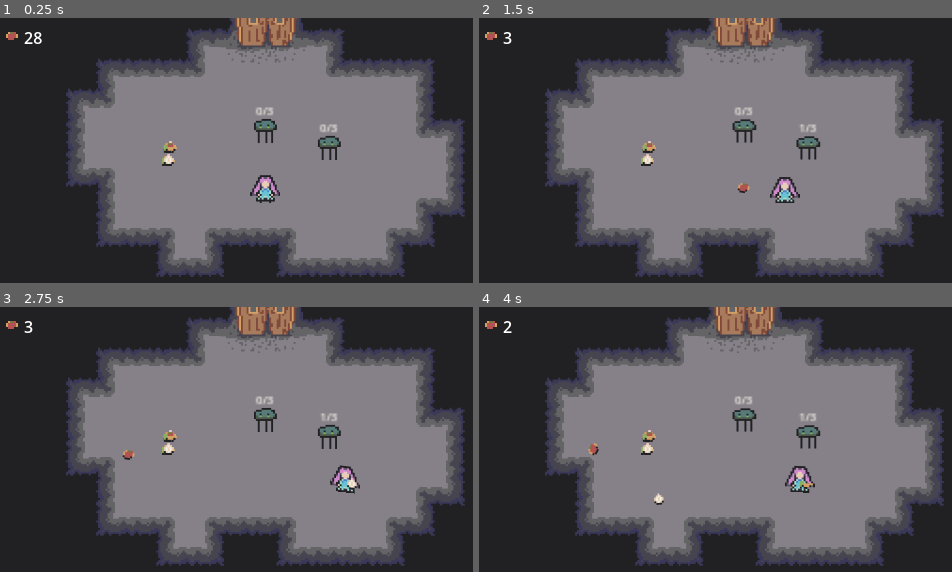
Above: before the commit, frames 1-4 (two rows, left to right).
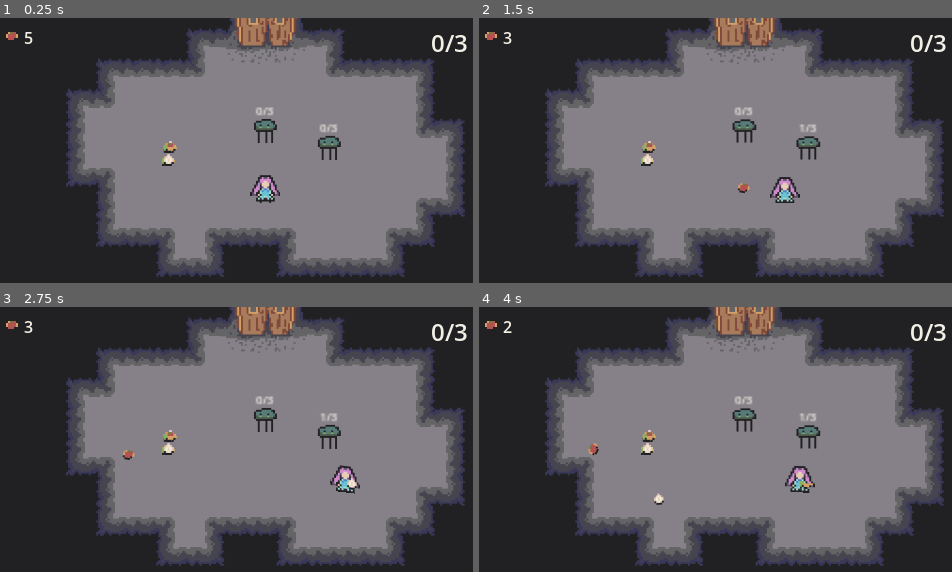
Above: after the commit, the same moments.

Repository: OlliO6/Main-Taiming
Game: Godot game, scene res://game.tscn
The game is run twice, just before and just after one commit, with the same random seed, the same clock (stepped at 60 frames per second) and the same inputs.
Inputs (mouse positions are in pixels of both pictures, inside the frame that each line leads up to):
- Up to frame 1 (0.25 s): no input
- Up to frame 2 (1.5 s): tap Enter (ui_accept) at 0.5, 0.77 s; move the mouse to (819, 139) at 0.52 s; hold D (move_right) 0.53-1.25 s; hold E (interact) 0.53-1.25 s; click (819, 139) at 0.67 s; drag from (620, 166) to (743, 139) at 1.27 s
- Up to frame 3 (2.75 s): move the mouse to (283, 383) at 2.02 s; hold D (move_right) from 2.03 s (still down); tap Backspace at 2.1 s
- Up to frame 4 (4 s): release D (move_right) at 2.75 s; drag from (691, 495) to (743, 426) at 2.77 s; move the mouse to (857, 481) at 3.52 s; hold A (move_left) from 3.53 s (still down); hold F from 3.53 s (still down); tap Enter (ui_accept) at 3.77 s

The runs differ from the first frame. In frame 1, 0.4% of the frame differs, in the area x 5-99%, y 5-13%; in frame 2, 0.3%; in frame 3, 0.3%; in frame 4, 0.3%.

Commit message:
Add about to fight time

Diff:
--- a/game.gd
+++ b/game.gd
@@ -3,6 +3,7 @@
 
 signal fight_started
 signal fight_ended
+signal about_to_fight
 
 const room_list_path:= "res://rooms/list/"
 
@@ -29,6 +30,9 @@
 
 static func in_game() -> bool:
 	return game_state != GameState.NOT_IN_GAME
+
+func about_to_start_fight() -> void:
+	about_to_fight.emit()
 
 func start_fight():
 	game_state = GameState.FIGHT
--- a/monster/monster.gd
+++ b/monster/monster.gd
@@ -32,6 +32,7 @@
 @onready var health_label: Label = $HealthLabel
 @onready var interactable_interface: Interactable = $Interactable
 @onready var fighting_state: State = $StateMachine/Fighting
+@onready var wait_state: State = $StateMachine/Wait
 
 var is_evil: bool
 var vegetables_feeded: int
@@ -49,8 +50,11 @@
 	Globals.team_changed.connect(_on_team_changed)
 	Globals.get_game().fight_started.connect(_on_fight_started)
 	Globals.get_game().fight_ended.connect(_on_fight_ended)
+	Globals.get_game().about_to_fight.connect(_on_about_to_fight)
 
 func _physics_process(delta: float) -> void:
+	if (state_machine.state):
+		print(state_machine.state.name)
 	match state_machine.state:
 		preperation_state:
 			if is_in_team():
@@ -196,11 +200,11 @@
 	health_interface.full_live()
 	_update_health_label(health_interface.max_health, health_interface.health)
 
-	if !Globals.is_team_full():
+	if !Globals.is_team_full() && !is_in_team():
 		Globals.add_to_team(self)
 		interact_label.text = _get_interact_label_text()
 
-func _update_health_label(max: int, current: int) -> void:
+func _update_health_label(max: int, current: int, hide_if_max: bool = true) -> void:
 	health_label.text = str(current) + "/" + str(max)
 	health_label.modulate.a = 0 if max == current else 1
 
@@ -228,6 +232,12 @@
 func _on_knocked_out_state_exited() -> void:
 	health_label.hide()
 	_set_outline_color(Color(0, 0, 0, 0), true)
+	_set_anim_state("idle")
+
+func _on_about_to_fight() -> void:
+	state_machine.switch_state(wait_state)
+	health_label.show()
+	_update_health_label(health_interface.max_health, health_interface.health, false)
 	_set_anim_state("idle")
 
 func _on_fight_started() -> void:
--- a/monster/monster_base.tscn
+++ b/monster/monster_base.tscn
@@ -301,7 +301,8 @@
 collision_mask = 17
 script = ExtResource("1_e686l")
 tame_outline_color = Color(0.827451, 0.627451, 0.407843, 1)
-follow_player_dist = 15.0
+follow_player_dist = 30.0
+follow_player_dist_fight = 15.0
 follow_speed = 12.0
 follow_damping = 0.1
 selected_outline_color = Color(0.811765, 0.541176, 0.796078, 1)
@@ -328,6 +329,9 @@
 script = ExtResource("3_4420w")
 
 [node name="KnockedOut" type="Node" parent="StateMachine"]
+script = ExtResource("3_4420w")
+
+[node name="Wait" type="Node" parent="StateMachine"]
 script = ExtResource("3_4420w")
 
 [node name="Fighting" type="Node" parent="StateMachine"]
--- a/rooms/bad_monster_spawn_point.gd
+++ b/rooms/bad_monster_spawn_point.gd
@@ -18,7 +18,7 @@
 		owner.add_evil_monster(monster)
 	owner.add_child(monster)
 	monster.is_evil = true
-	monster.state_machine.switch_state.call_deferred(monster.fighting_state)
+	monster.state_machine.switch_state.call_deferred(monster.wait_state)
 
 func get_monster() -> Monster:
 	var monster:= possible_monster.pick_random().instantiate() as Monster
--- a/rooms/fight_room.gd
+++ b/rooms/fight_room.gd
@@ -7,14 +7,15 @@
 
 func _ready() -> void:
 	cleared.connect(Globals.get_game().end_fight)
-	$StartFightTimer.timeout.connect(_start_fight)
+	_start_fight.call_deferred()
 
 func add_evil_monster(monster: Monster) -> void:
 	evil_monsters += 1
 	monster.defeaated.connect(_on_evil_monster_defeated)
 
 func _start_fight() -> void:
-	Globals.get_game().start_fight()
+	Globals.get_game().about_to_start_fight()
+	$StartFightTimer.timeout.connect(Globals.get_game().start_fight)
 
 func _on_evil_monster_defeated() -> void:
 	evil_monsters -= 1
--- a/ui/ingame/ingame_overlay.gd
+++ b/ui/ingame/ingame_overlay.gd
@@ -1,6 +1,7 @@
 extends Control
 
 @onready var vegetables_amount_label: Label = %VegetablesAmountLabel
+@onready var team_label: Label = %TeamLabel
 
 func _ready() -> void:
 	setup.call_deferred()
@@ -9,6 +10,13 @@
 	Globals.vegetable_count_changed.connect(_on_vegetables_changed, CONNECT_DEFERRED)
 	Globals.player.item_holder.item_released.connect(func(v): _on_vegetables_changed())
 	Globals.player.item_holder.item_picked.connect(func(v): _on_vegetables_changed())
+	Globals.team_changed.connect(_on_team_changed)
+
+	_on_team_changed()
+	_on_vegetables_changed()
+
+func _on_team_changed() -> void:
+	team_label.text = str(Globals.team.size()) + '/' + str(Globals.max_team)
 
 func _on_vegetables_changed() -> void:
 	var count:= Globals.vegetable_count
--- a/ui/ingame/ingame_overlay.tscn
+++ b/ui/ingame/ingame_overlay.tscn
@@ -1,7 +1,14 @@
-[gd_scene load_steps=3 format=3 uid="uid://cwlnn5fwd7frh"]
+[gd_scene load_steps=5 format=3 uid="uid://cwlnn5fwd7frh"]
 
 [ext_resource type="Texture2D" uid="uid://rytivivid0vk" path="res://items/vegetables/basic_vegetable/basic_vegetables.png" id="1_hawia"]
 [ext_resource type="Script" path="res://ui/ingame/ingame_overlay.gd" id="1_yiok6"]
+
+[sub_resource type="LabelSettings" id="LabelSettings_goi5p"]
+font_color = Color(0.94902, 0.941176, 0.898039, 1)
+
+[sub_resource type="LabelSettings" id="LabelSettings_eyw46"]
+font_size = 24
+font_color = Color(0.94902, 0.941176, 0.898039, 1)
 
 [node name="IngameOverlay" type="Control"]
 layout_mode = 3
@@ -26,6 +33,7 @@
 
 [node name="HBoxContainer" type="HBoxContainer" parent="HBoxContainer"]
 layout_mode = 2
+size_flags_horizontal = 3
 mouse_filter = 2
 
 [node name="Control" type="Control" parent="HBoxContainer/HBoxContainer"]
@@ -44,4 +52,12 @@
 [node name="VegetablesAmountLabel" type="Label" parent="HBoxContainer/HBoxContainer"]
 unique_name_in_owner = true
 layout_mode = 2
+size_flags_vertical = 0
 text = "28"
+label_settings = SubResource("LabelSettings_goi5p")
+
+[node name="TeamLabel" type="Label" parent="HBoxContainer"]
+unique_name_in_owner = true
+layout_mode = 2
+text = "1/3"
+label_settings = SubResource("LabelSettings_eyw46")
Not shown, changed: player/carrot_gun.afphoto~lock~
Not shown, changed: player/player.afphoto~lock~
